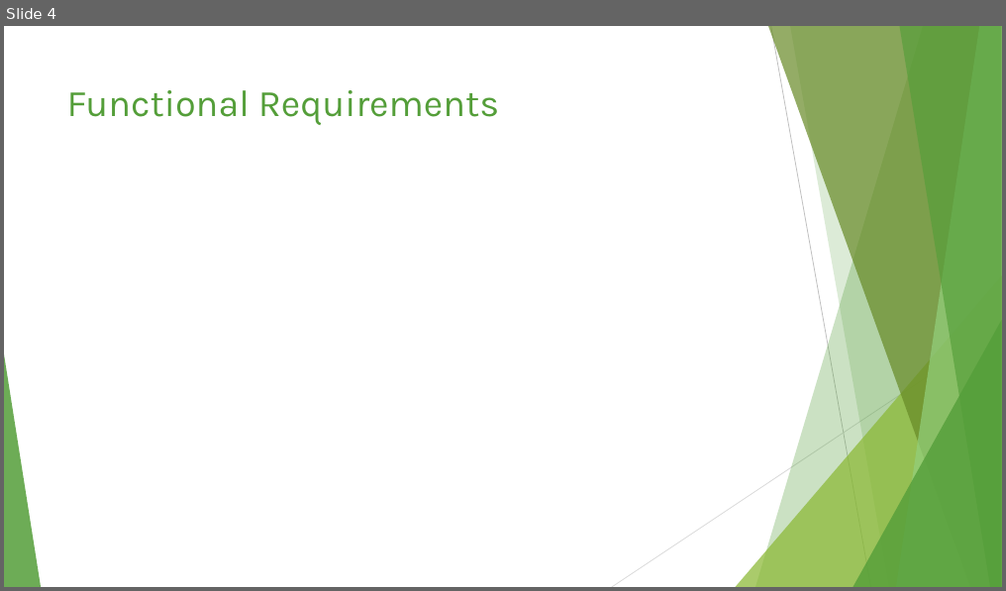
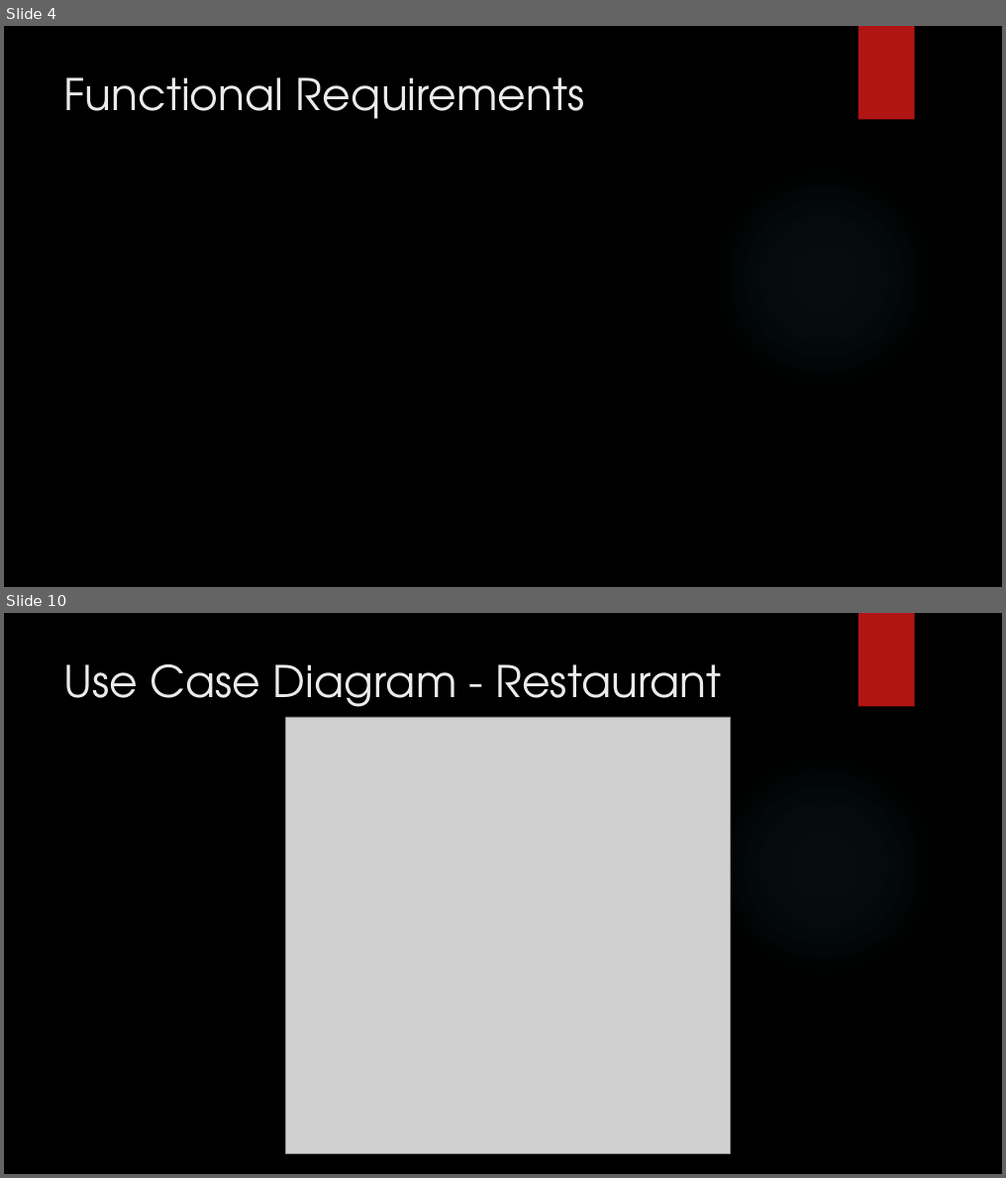
Before and after one commit to jmp808/Go4Food, a slide deck: Documents/Go4Food.pptx. Shown one above the other, each under a label of ours: slide 4 before the commit, slides 4 and 10 after it; the slides between them are not shown. The pictures are 1006x591 and 1006x1178 pixels, drawn with LibreOffice and Linux fonts; fonts in the diff are those of the drawing; grey boxes stand for pictures; background and template pictures are left out. Boxes give left, top, right and bottom in pixels: in the first picture for what was removed or moved away, otherwise in the second. Text is boxed around its words. In the diff, an @@ line names an element or a change of style, - is before the commit and + after.

```diff
--- a/Documents/Go4Food.pptx
+++ b/Documents/Go4Food.pptx
@@ slide 10 added at bbox=[4, 613, 1002, 1174], background picture (left out); not listed: 2 template elements that a slide beside it also shows @@
@@ title added at bbox=[64, 664, 721, 718], 42 pt, text #EBEBEB @@
+Use Case Diagram - Restaurant
@@ picture added at bbox=[285, 717, 731, 1155] @@
@@ slide 4 changed as well @@
@@ background #FFFFFF to picture (left out) @@
@@ rectangle added at bbox=[858, 26, 915, 120], fill #B01513 @@
@@ title "Functional Requirements": place and size @@
-title "Functional Requirements" at bbox=[67, 90, 499, 125]
+title "Functional Requirements" at bbox=[64, 77, 584, 119]
@@ title "Functional Requirements" at bbox=[64, 77, 584, 119]: size 36 to 42 pt, font Karla to TeX Gyre Adventor, text colour #549E39 to #EBEBEB @@
@@ ellipse added at bbox=[709, 163, 939, 393], fill gradient #50B9C1 @@
@@ group removed at bbox=[4, 26, 1002, 587]: 5 freeform shapes, 3 triangles, 2 lines @@
```
Also in this commit, not shown: 4 other slides changed, 12 other slides added, 5 slides removed, 3 other files.
